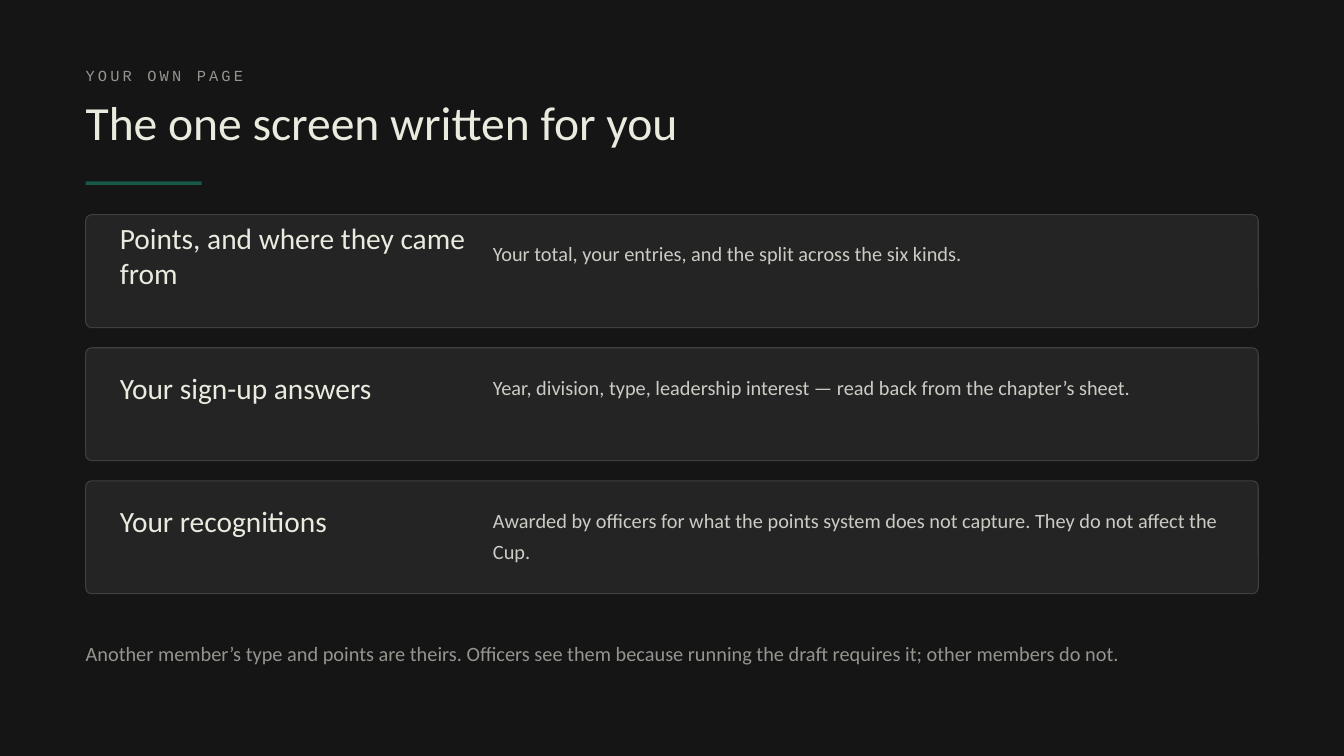
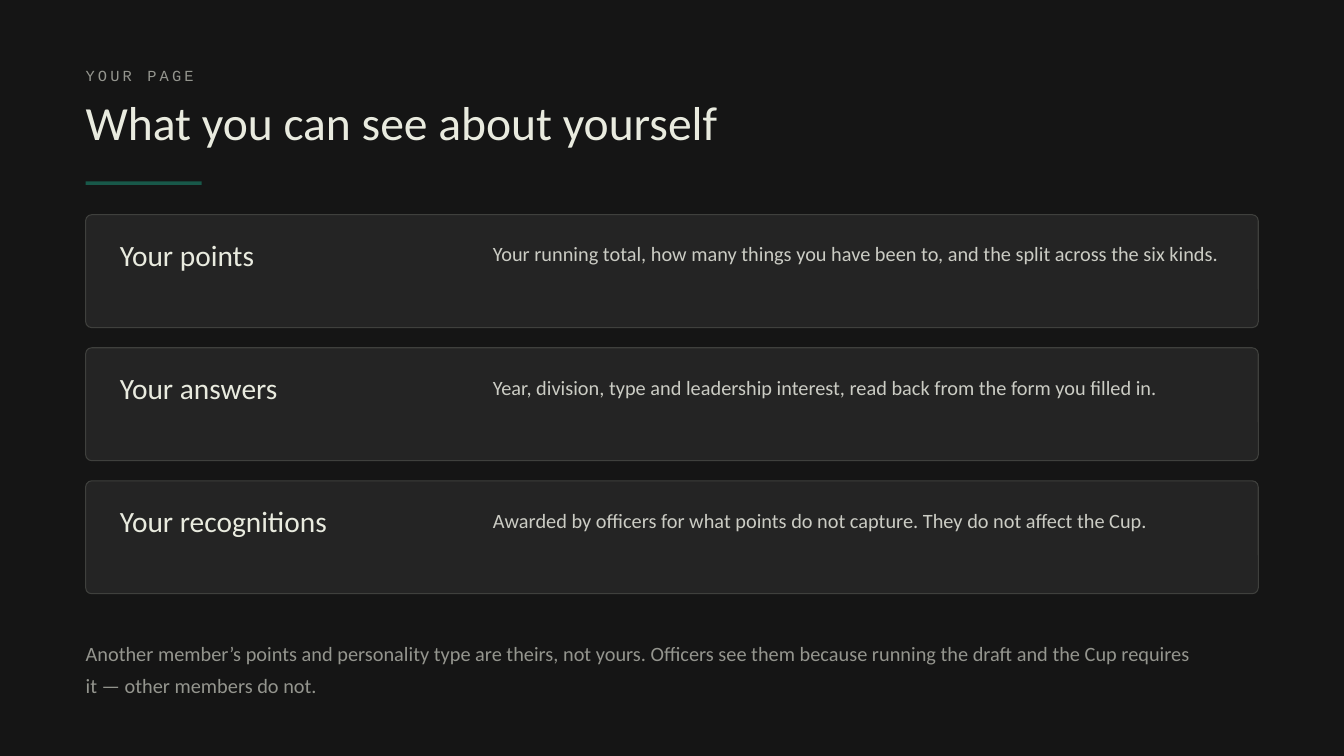
Before and after one commit to Slifronic/org-draft, a slide deck: slide 13 of slides/PBL-orientation.pptx. Drawn at 1344x756 pixels with LibreOffice and Linux fonts; fonts in the diff are those of the drawing. Boxes give left, top, right and bottom in pixels: in the first picture for what was removed or moved away, otherwise in the second. Text is boxed around its words. In the diff, an @@ line names an element or a change of style, - is before the commit and + after.

```diff
--- a/slides/PBL-orientation.pptx
+++ b/slides/PBL-orientation.pptx
@@ text at (86, 71, 193, 81): text changed @@
-YOUR OWN PAGE
+YOUR PAGE
@@ text at (86, 107, 717, 148): text changed @@
-The one screen written for you
+What you can see about yourself
@@ text at (120, 246, 254, 271): text changed @@
-Points, and where they came from
+Your points
@@ text at (493, 247, 1217, 265): text changed @@
-Your total, your entries, and the split across the six kinds.
+Your running total, how many things you have been to, and the split across the six kinds.
@@ text at (120, 380, 277, 399): text changed @@
-Your sign-up answers
+Your answers
@@ text at (493, 381, 1156, 399): text changed @@
-Year, division, type, leadership interest — read back from the chapter’s sheet.
+Year, division, type and leadership interest, read back from the form you filled in.
@@ text at (493, 514, 1146, 532): text changed @@
-Awarded by officers for what the points system does not capture. They do not affect the Cup.
+Awarded by officers for what points do not capture. They do not affect the Cup.
@@ text at (86, 647, 1189, 693): text changed @@
-Another member’s type and points are theirs. Officers see them because running the draft requires it; other members do not.
+Another member’s points and personality type are theirs, not yours. Officers see them because running the draft and the Cup requires it — other members do not.
```
Also in this commit, not shown: 7 other slides changed, 8 slides added, 8 slides removed, 4 other files.
